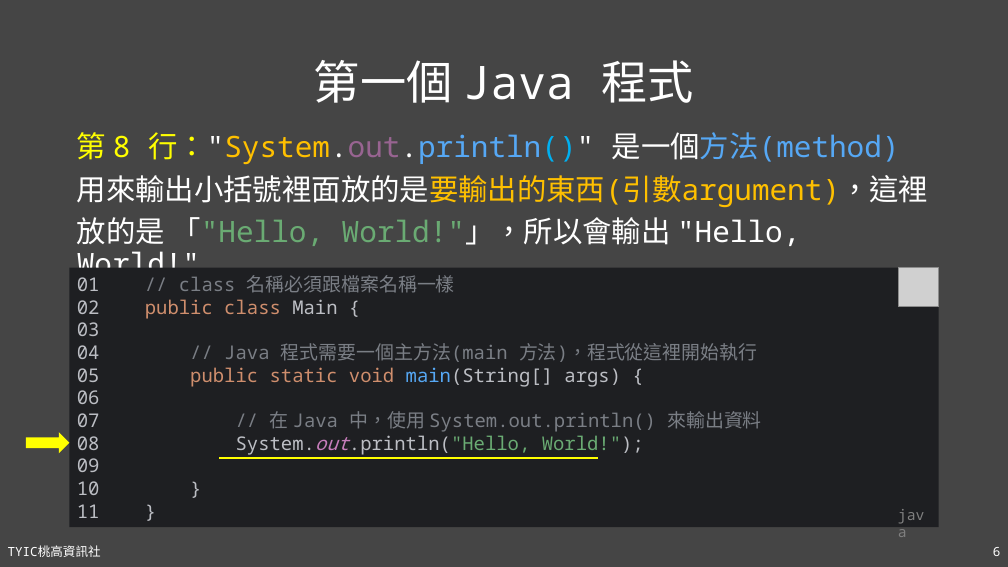
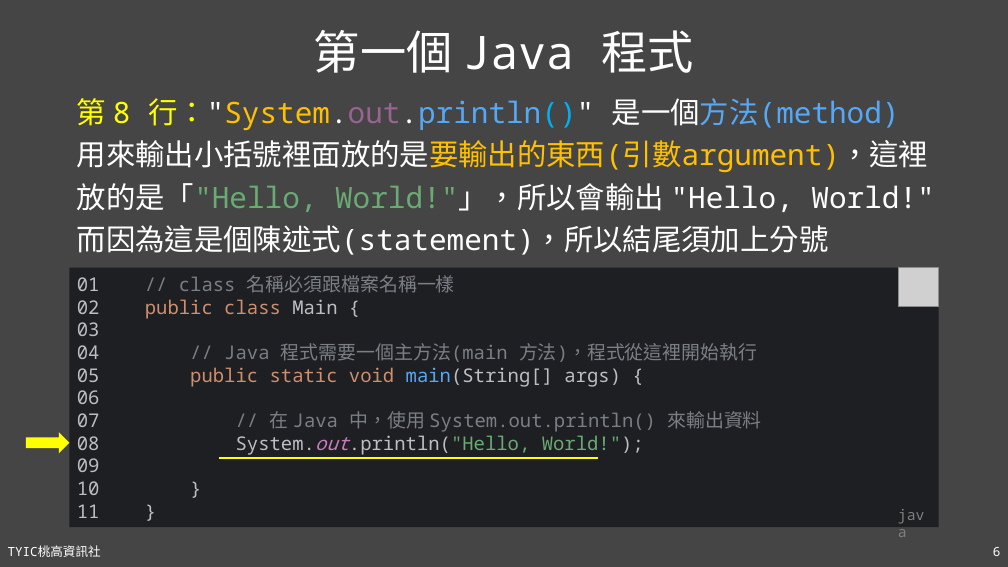
Before and after one commit to TYSHIC/slides, a slide deck: slide 6 of powerpoint/04_初探Java.pptx. Drawn at 1008x567 pixels with LibreOffice and Linux fonts; fonts in the diff are those of the drawing; grey boxes stand for pictures. Boxes give left, top, right and bottom in pixels: in the first picture for what was removed or moved away, otherwise in the second. Text is boxed around its words. In the diff, an @@ line names an element or a change of style, - is before the commit and + after.

```diff
--- a/powerpoint/04_初探Java.pptx
+++ b/powerpoint/04_初探Java.pptx
@@ title "第一個 Java 程式": place and size @@
-title "第一個 Java 程式" at [314, 60, 694, 103]
+title "第一個 Java 程式" at [314, 30, 694, 73]
@@ text "第 8 行："System.out.println()" 是一個方法(method)": place and size @@
-text "第 8 行："System.out.println()" 是一個方法(method)" at [77, 132, 928, 246]
+text "第 8 行："System.out.println()" 是一個方法(method)" at [77, 98, 934, 255]
@@ text at [77, 183, 934, 255]: text changed @@
-放的是 「"Hello, World!"」，所以會輸出 "Hello, World!"
+放的是「"Hello, World!"」，所以會輸出 "Hello, World!"
+而因為這是個陳述式(statement)，所以結尾須加上分號
```
Also in this commit, not shown: 6 other slides changed, 4 slides added, 4 other files.
